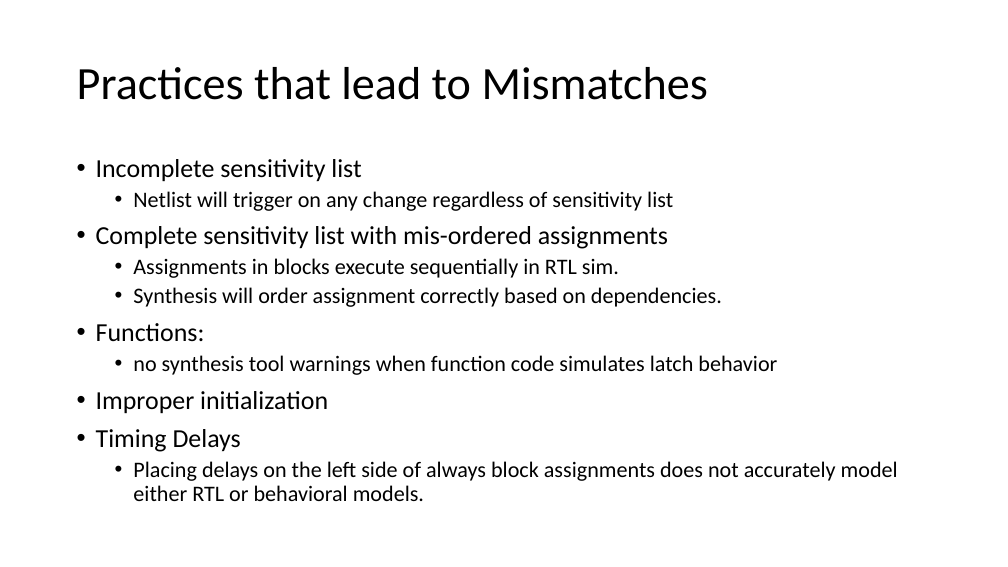
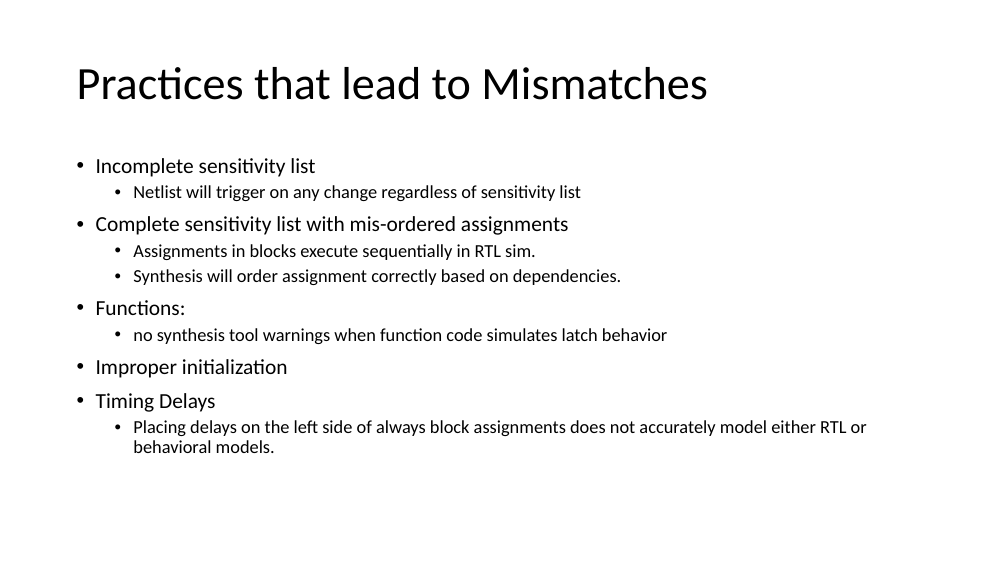
Before and after one commit to isomoye/EEGR471, a slide deck: slide 3 of sections/Segment_8.pptm. Drawn at 1008x567 pixels with LibreOffice and Linux fonts; fonts in the diff are those of the drawing. Boxes give left, top, right and bottom in pixels: in the first picture for what was removed or moved away, otherwise in the second. Text is boxed around its words. In the diff, an @@ line names an element or a change of style, - is before the commit and + after.

```diff
--- a/sections/Segment_8.pptm
+++ b/sections/Segment_8.pptm
@@ text "Incomplete sensitivity list" at <box>96,158,867,453</box>: size 24.6 to 20.4 pt in "Incomplete sensitivity list", "Complete sensitivity list with mis-ordered assignments", "Functions:", "Improper initialization" and 1 more places; size 21.1 to 17.5 pt in "Netlist will trigger on any change regardless ...", "Assignments in blocks execute sequentially in RTL ...", "Synthesis will order assignment correctly based on ...", "no synthesis tool warnings when function code ..." and 1 more places @@
```
Also in this commit, not shown: 3 other slides changed, 4 other files.
